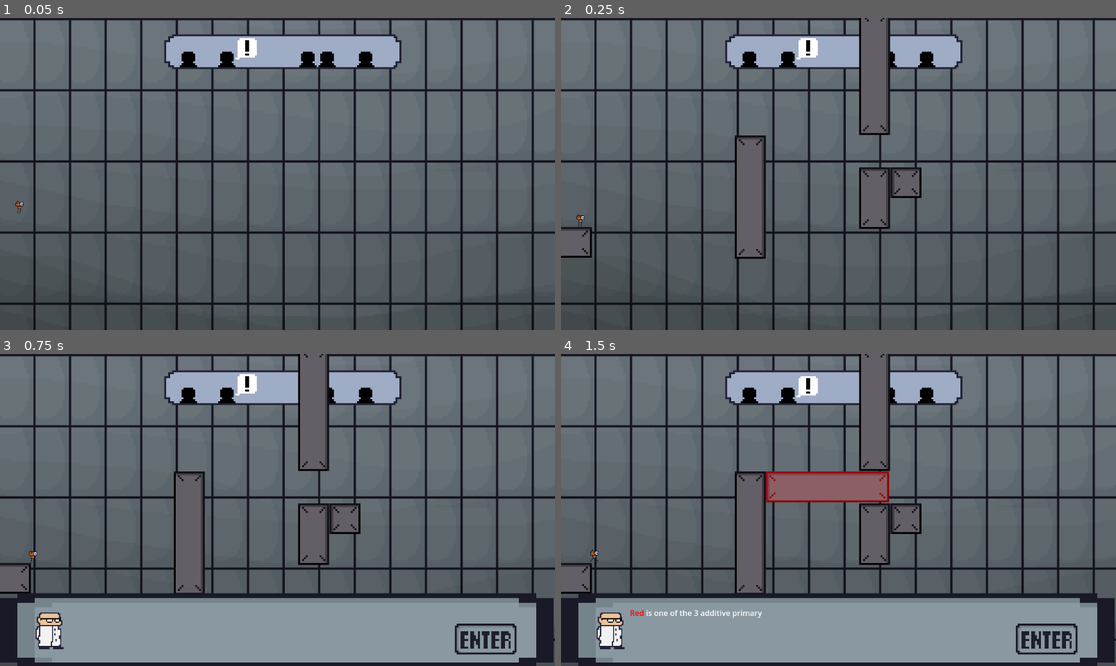
Above: before the commit, frames 1-4 (two rows, left to right).
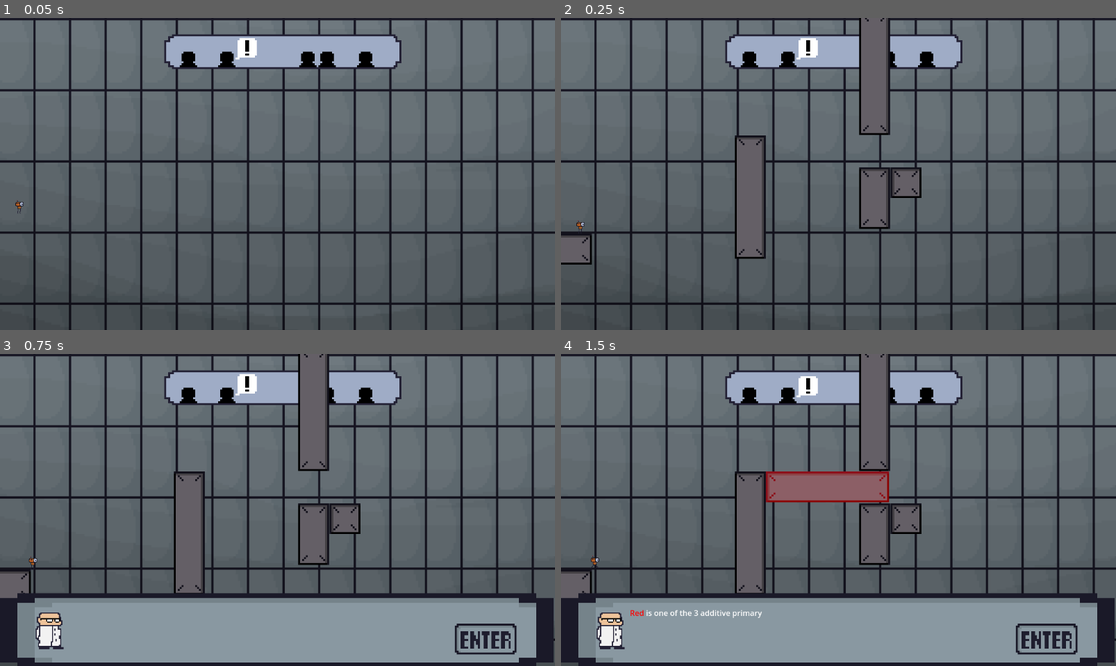
Above: after the commit, the same moments.

Repository: Gamnraa/gmtk2025
Game: Godot game, scene res://MainScene.tscn
The game is run twice, just before and just after one commit, with the same random seed, the same clock (stepped at 60 frames per second) and the same inputs.
Inputs:
- Up to frame 1 (0.05 s): no input
- Up to frame 2 (0.25 s): no input
- Up to frame 3 (0.75 s): tap Enter (enter) at 0.5, 0.6 s; hold D (right) from 0.53 s (still down)
- Up to frame 4 (1.5 s): keep holding D (right); tap Space (jump) at 0.77 s; tap Enter (enter) at 1.35 s

Frame 1 is identical in both runs. In frame 2, 0.3% of the frame differs, in the area x 0-6%, y 62-80%; in frame 3, 0.3%; in frame 4, 0.3%.

Commit message:
level 1-4
adding 4th level

Diff:
--- a/MainScene.tscn
+++ b/MainScene.tscn
@@ -45,11 +45,13 @@
 scale = Vector2(0.5, 0.5)
 
 [node name="PlatformSmall" parent="PlatR2" instance=ExtResource("4_uxrcv")]
+position = Vector2(0, 28)
 
 [node name="Level" type="Node2D" parent="."]
 position = Vector2(185, 128)
 
 [node name="1-1" parent="Level" instance=ExtResource("4_a814b")]
+position = Vector2(-17, 44)
 
 [node name="Player" parent="." instance=ExtResource("5_rf2cd")]
 position = Vector2(-49, 48)
--- a/Nodes/Levels/1_1.tscn
+++ b/Nodes/Levels/1_1.tscn
@@ -8,16 +8,19 @@
 [node name="Node2D" type="Node2D" parent="."]
 
 [node name="PlatformBig" parent="Node2D" instance=ExtResource("1_kx4st")]
+position = Vector2(0, -64)
 color = 0
 
 [node name="Node2D2" type="Node2D" parent="."]
 position = Vector2(750, 0)
 
 [node name="PlatformBig2" parent="Node2D2" instance=ExtResource("1_kx4st")]
+position = Vector2(18, -64)
 color = 0
 
 [node name="Node2D3" type="Node2D" parent="."]
 position = Vector2(1500, 0)
 
 [node name="PlatformBig3" parent="Node2D3" instance=ExtResource("1_kx4st")]
+position = Vector2(36, -64)
 color = 0
--- /dev/null
+++ b/Nodes/Levels/1_4.tscn
@@ -0,0 +1,126 @@
+[gd_scene load_steps=4 format=3 uid="uid://c5tlhx0q6udjo"]
+
+[ext_resource type="PackedScene" uid="uid://blaul8bw43pew" path="res://Nodes/PlatformBig.tscn" id="1_hb6xb"]
+[ext_resource type="PackedScene" uid="uid://b4r00hkgdyuap" path="res://Nodes/PlatformSmall.tscn" id="2_k5k4h"]
+[ext_resource type="PackedScene" uid="uid://d3gsx1wbbm70y" path="res://Nodes/PlatformMed.tscn" id="3_1fbcc"]
+
+[node name="1-1" type="Node2D"]
+position = Vector2(16, -32)
+scale = Vector2(0.5, 0.5)
+
+[node name="PlatformSmall2" parent="." instance=ExtResource("2_k5k4h")]
+position = Vector2(32, -512)
+color = 1
+
+[node name="PlatformSmall3" parent="." instance=ExtResource("2_k5k4h")]
+position = Vector2(1184, 0)
+color = 2
+
+[node name="PlatformSmall4" parent="." instance=ExtResource("2_k5k4h")]
+position = Vector2(-96, 0)
+color = 0
+
+[node name="PlatformBig" parent="." instance=ExtResource("1_hb6xb")]
+position = Vector2(160, -320)
+rotation = 1.5708
+
+[node name="PlatformMedium" parent="." instance=ExtResource("3_1fbcc")]
+position = Vector2(736, -512)
+color = 2
+
+[node name="PlatformMedium2" parent="." instance=ExtResource("3_1fbcc")]
+position = Vector2(352, -512)
+color = 2
+
+[node name="PlatformBig3" parent="." instance=ExtResource("1_hb6xb")]
+position = Vector2(96, 256)
+color = 0
+
+[node name="PlatformSmall" parent="." instance=ExtResource("2_k5k4h")]
+position = Vector2(416, 128)
+
+[node name="PlatformSmall5" parent="." instance=ExtResource("2_k5k4h")]
+position = Vector2(-224, -128)
+color = 1
+
+[node name="PlatformSmall6" parent="." instance=ExtResource("2_k5k4h")]
+position = Vector2(-352, -256)
+color = 1
+
+[node name="PlatformSmall7" parent="." instance=ExtResource("2_k5k4h")]
+position = Vector2(-96, -384)
+color = 1
+
+[node name="PlatformBig4" parent="." instance=ExtResource("1_hb6xb")]
+position = Vector2(928, -320)
+rotation = 1.5708
+
+[node name="PlatformSmall8" parent="." instance=ExtResource("2_k5k4h")]
+position = Vector2(672, 128)
+color = 2
+
+[node name="PlatformBig5" parent="." instance=ExtResource("1_hb6xb")]
+position = Vector2(992, 256)
+
+[node name="PlatformBig6" parent="." instance=ExtResource("1_hb6xb")]
+position = Vector2(544, 64)
+rotation = 1.5708
+
+[node name="PlatformSmall9" parent="." instance=ExtResource("2_k5k4h")]
+position = Vector2(672, -128)
+color = 1
+
+[node name="PlatformSmall10" parent="." instance=ExtResource("2_k5k4h")]
+position = Vector2(416, -128)
+color = 1
+
+[node name="PlatformSmall11" parent="." instance=ExtResource("2_k5k4h")]
+position = Vector2(1568, 0)
+
+[node name="PlatformSmall12" parent="." instance=ExtResource("2_k5k4h")]
+position = Vector2(1056, -512)
+
+[node name="PlatformSmall13" parent="." instance=ExtResource("2_k5k4h")]
+position = Vector2(1184, -384)
+
+[node name="PlatformSmall14" parent="." instance=ExtResource("2_k5k4h")]
+position = Vector2(1440, -256)
+
+[node name="PlatformSmall15" parent="." instance=ExtResource("2_k5k4h")]
+position = Vector2(1312, -128)
+
+[node name="PlatformSmall16" parent="." instance=ExtResource("2_k5k4h")]
+position = Vector2(1440, 0)
+color = 0
+
+[node name="PlatformSmall18" parent="." instance=ExtResource("2_k5k4h")]
+position = Vector2(288, 0)
+color = 1
+
+[node name="PlatformMedium3" parent="." instance=ExtResource("3_1fbcc")]
+position = Vector2(1376, 128)
+
+[node name="PlatformSmall19" parent="." instance=ExtResource("2_k5k4h")]
+position = Vector2(800, 0)
+color = 1
+
+[node name="PlatformMedium5" parent="." instance=ExtResource("3_1fbcc")]
+position = Vector2(96, 0)
+
+[node name="PlatformMedium6" parent="." instance=ExtResource("3_1fbcc")]
+position = Vector2(992, 0)
+color = 2
+
+[node name="PlatformBig2" parent="." instance=ExtResource("1_hb6xb")]
+position = Vector2(1440, -576)
+rotation = 1.5708
+color = 2
+
+[node name="PlatformBig7" parent="." instance=ExtResource("1_hb6xb")]
+position = Vector2(-352, -576)
+rotation = 1.5708
+color = 2
+
+[node name="PlatformSmall17" parent="." instance=ExtResource("2_k5k4h")]
+position = Vector2(-352, 128)
+color = 0
